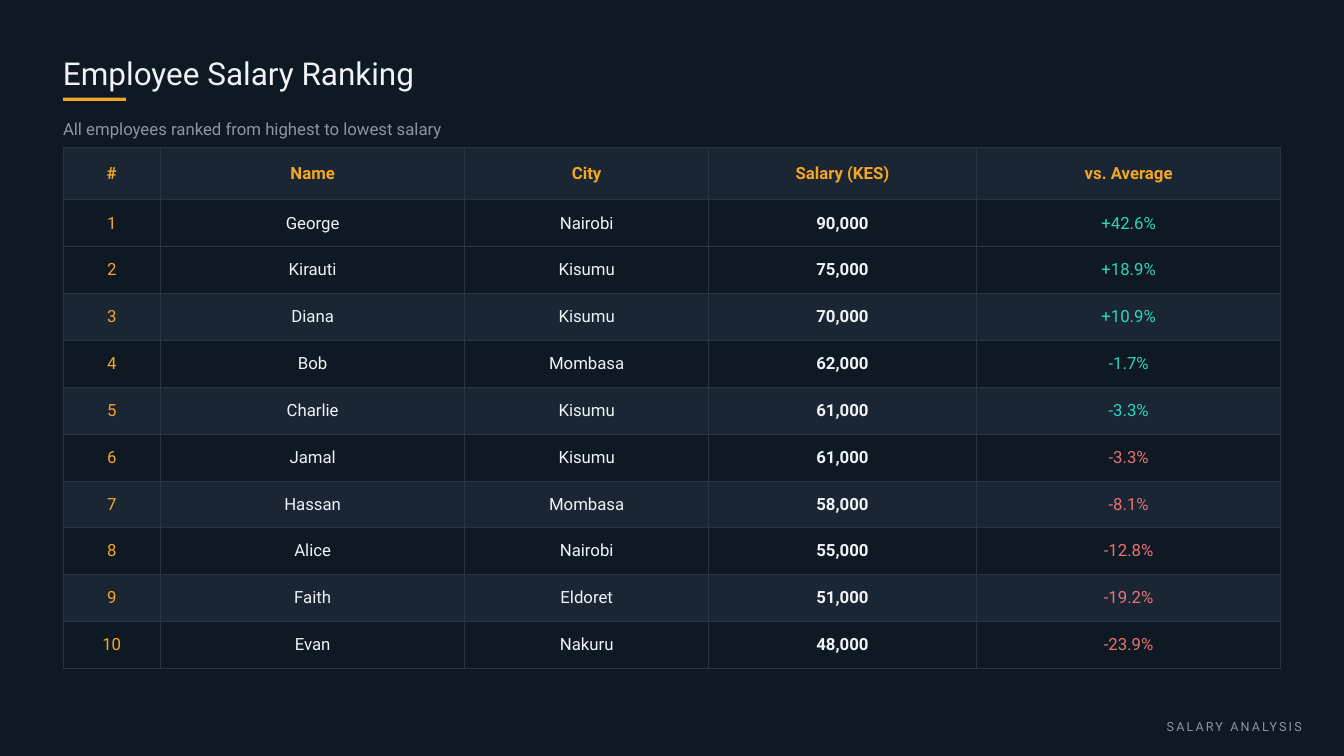
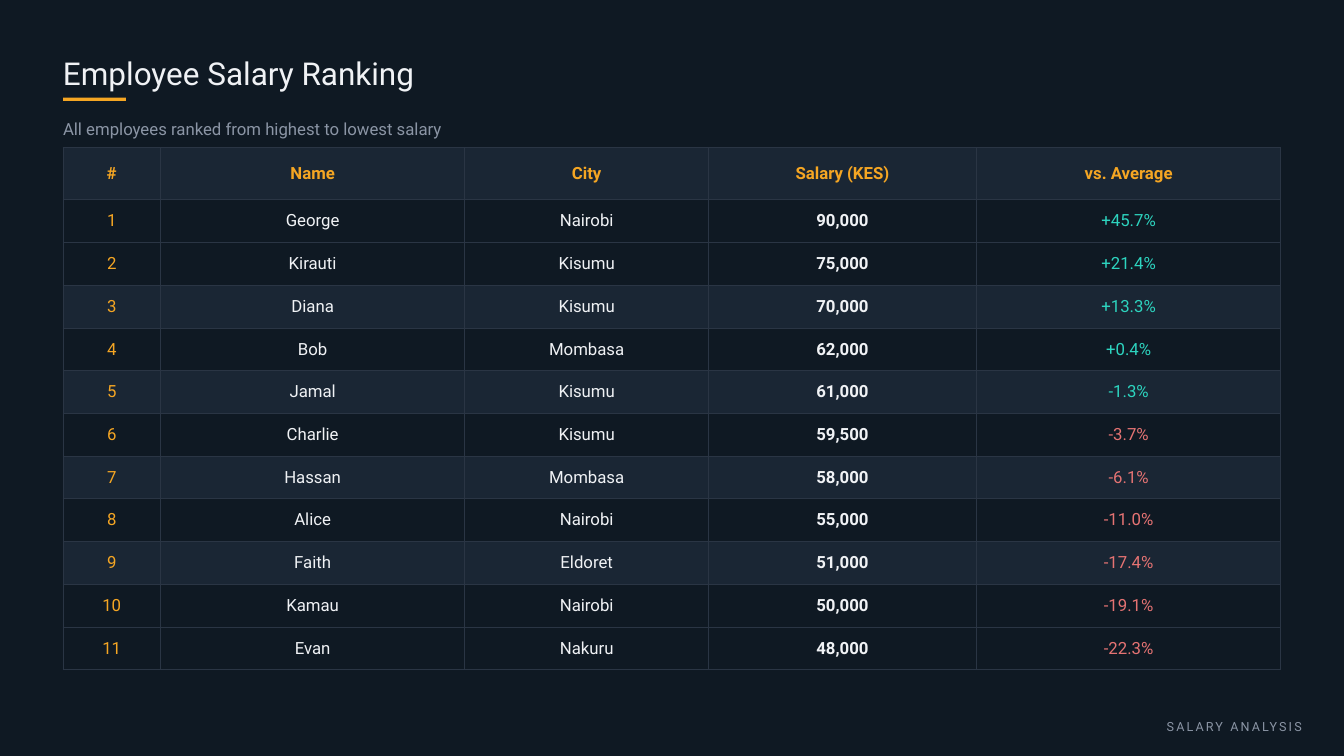
Before and after one commit to Riq-wq/employee-salary-headcount-dashboard, a slide deck: slide 12 of reports/Employee Salary & Headcount Dashboard.pptx. Drawn at 1344x756 pixels with LibreOffice and Linux fonts; fonts in the diff are those of the drawing. Boxes give left, top, right and bottom in pixels: in the first picture for what was removed or moved away, otherwise in the second. Text is boxed around its words. In the diff, an @@ line names an element or a change of style, - is before the commit and + after.

```diff
--- a/reports/Employee Salary & Headcount Dashboard.pptx
+++ b/reports/Employee Salary & Headcount Dashboard.pptx
@@ table at <box>63,147,1281,670</box> @@
-row 2: 1 | George | Nairobi | 90,000 | +42.6%
-row 3: 2 | Kirauti | Kisumu | 75,000 | +18.9%
-row 4: 3 | Diana | Kisumu | 70,000 | +10.9%
-row 5: 4 | Bob | Mombasa | 62,000 | -1.7%
-row 6: 5 | Charlie | Kisumu | 61,000 | -3.3%
-row 7: 6 | Jamal | Kisumu | 61,000 | -3.3%
-row 8: 7 | Hassan | Mombasa | 58,000 | -8.1%
-row 9: 8 | Alice | Nairobi | 55,000 | -12.8%
-row 10: 9 | Faith | Eldoret | 51,000 | -19.2%
-row 11: 10 | Evan | Nakuru | 48,000 | -23.9%
+row 2: 1 | George | Nairobi | 90,000 | +45.7%
+row 3: 2 | Kirauti | Kisumu | 75,000 | +21.4%
+row 4: 3 | Diana | Kisumu | 70,000 | +13.3%
+row 5: 4 | Bob | Mombasa | 62,000 | +0.4%
+row 6: 5 | Jamal | Kisumu | 61,000 | -1.3%
+row 7: 6 | Charlie | Kisumu | 59,500 | -3.7%
+row 8: 7 | Hassan | Mombasa | 58,000 | -6.1%
+row 9: 8 | Alice | Nairobi | 55,000 | -11.0%
+row 10: 9 | Faith | Eldoret | 51,000 | -17.4%
+row 11: 10 | Kamau | Nairobi | 50,000 | -19.1%
+row 12: 11 | Evan | Nakuru | 48,000 | -22.3%
```
Also in this commit, not shown: 7 other slides changed, 9 other files.
